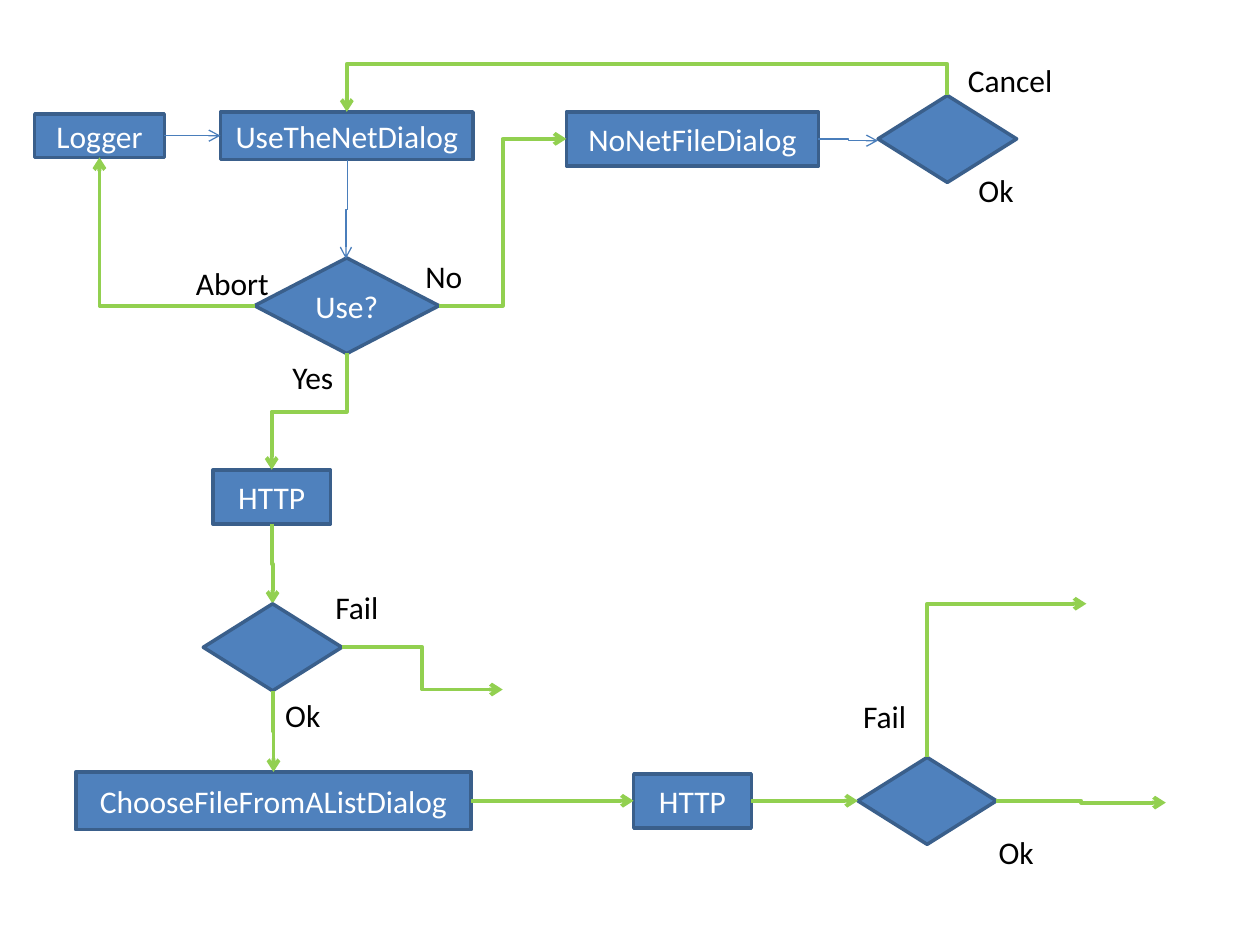
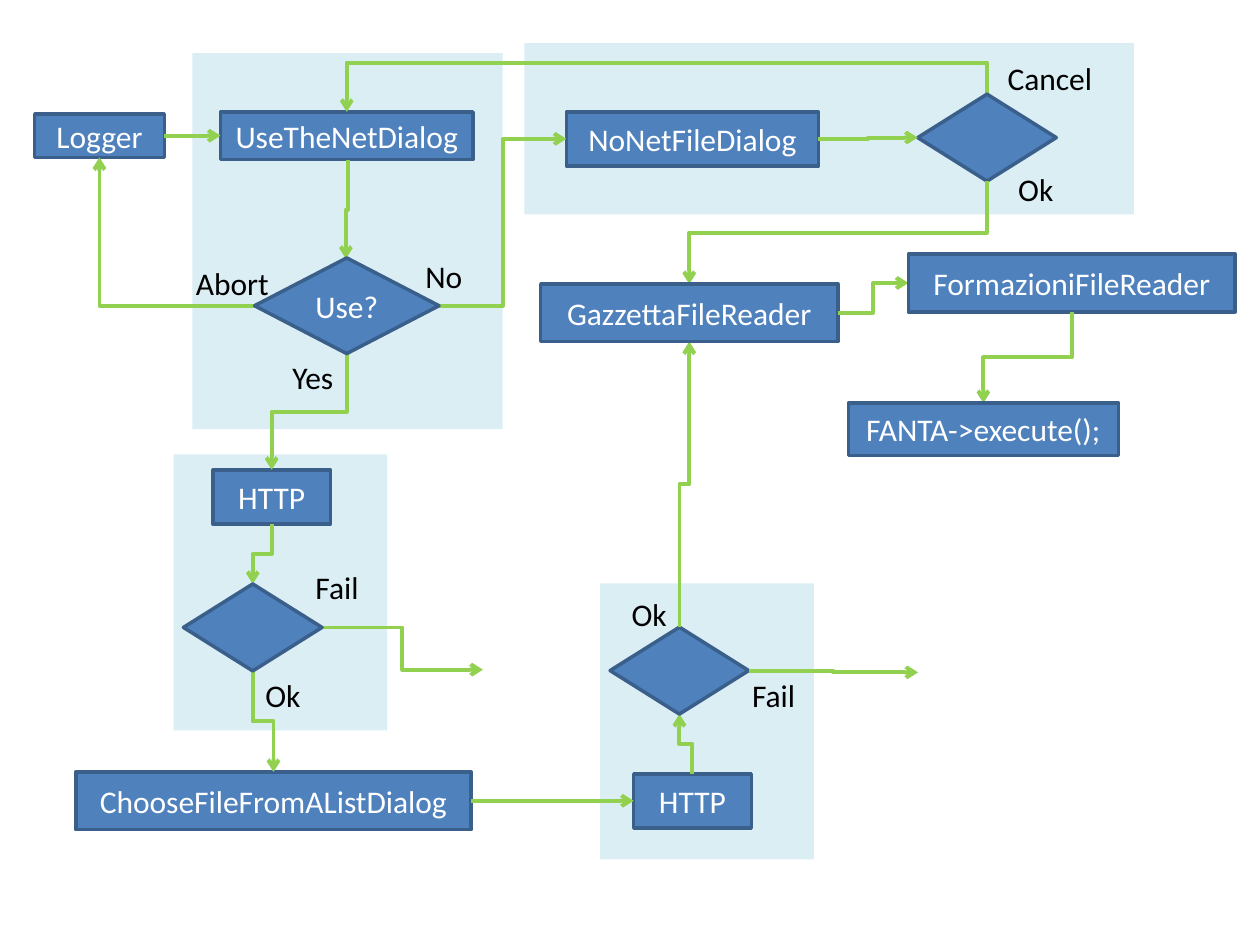
Before and after one commit to wdastru/FantaCalcGui, a slide deck: slide 1 of FlowDiagram.pptx. Drawn at 1260x945 pixels with LibreOffice and Linux fonts; fonts in the diff are those of the drawing. Boxes give left, top, right and bottom in pixels: in the first picture for what was removed or moved away, otherwise in the second. Text is boxed around its words. In the diff, an @@ line names an element or a change of style, - is before the commit and + after.

```diff
--- a/FlowDiagram.pptx
+++ b/FlowDiagram.pptx
@@ rectangle added at [193,53,503,428], fill #DBEEF4 @@
@@ rectangle added at [524,43,1134,214], fill #DBEEF4 @@
@@ elbow arrow moved from (948, 96) - (346, 112) to (987, 94) - (346, 112) @@
@@ 2 texts, 1 diamond: place and size @@
-2 texts, 1 diamond at [878,70,1053,203]
+2 texts, 1 diamond at [917,68,1093,202]
@@ elbow arrow (164, 136) - (220, 136): stroke #4B7EBC 0.75 pt to #92D050 2.25 pt @@
@@ elbow arrow moved from (819, 139) - (878, 141) to (819, 139) - (917, 137) @@
@@ elbow arrow (819, 139) - (917, 137): stroke #4B7EBC 0.75 pt to #92D050 2.25 pt @@
@@ elbow arrow (348, 160) - (346, 258): stroke #4B7EBC 0.75 pt to #92D050 2.25 pt @@
@@ elbow arrow added from (987, 181) to (689, 284), #92D050 2.25 pt @@
@@ rectangle added at [908,255,1235,312], fill #4F81BD, outline #3A5F8C 2 pt, 18 pt, text #FFFFFF @@
+FormazioniFileReader
@@ rectangle added at [541,284,838,341], fill #4F81BD, outline #3A5F8C 2 pt, 18 pt, text #FFFFFF @@
+GazzettaFileReader
@@ elbow arrow added from (838, 312) to (908, 284), #92D050 2.25 pt @@
@@ elbow arrow added from (1072, 312) to (983, 403), #92D050 2.25 pt @@
@@ elbow arrow moved from (927, 757) - (1086, 604) to (679, 627) - (689, 341) @@
@@ rectangle added at [848,403,1118,456], fill #4F81BD, outline #3A5F8C 2 pt, 18 pt, text #FFFFFF @@
+FANTA->execute();
@@ rectangle added at [174,455,388,731], fill #DBEEF4 @@
@@ elbow arrow moved from (272, 524) - (272, 604) to (272, 524) - (253, 583) @@
@@ rectangle added at [600,583,814,859], fill #DBEEF4 @@
@@ text "Ok" rewrapped from [999,842,1034,865] to [632,604,667,634] @@
@@ 2 texts, 1 diamond, 1 elbow arrow: place and size @@
-2 texts, 1 diamond, 1 elbow arrow at [203,597,503,728]
+2 texts, 1 diamond, 1 elbow arrow at [184,577,483,708]
@@ diamond: place and size @@
-diamond at [858,757,997,844]
+diamond at [610,627,748,714]
@@ elbow arrow moved from (272, 690) - (273, 772) to (253, 670) - (273, 772) @@
@@ text "Fail": place and size @@
-text "Fail" at [863,706,906,729]
+text "Fail" at [752,685,795,708]
@@ elbow arrow moved from (997, 801) - (1166, 803) to (748, 670) - (919, 673) @@
@@ elbow arrow moved from (751, 801) - (858, 801) to (693, 774) - (679, 714) @@
```
